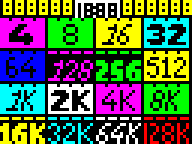
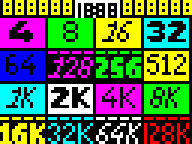
Revision of a layered 192×144 image; what changed, layer by layer:
painted on "foreground" over <box>6,18,186,111</box>
